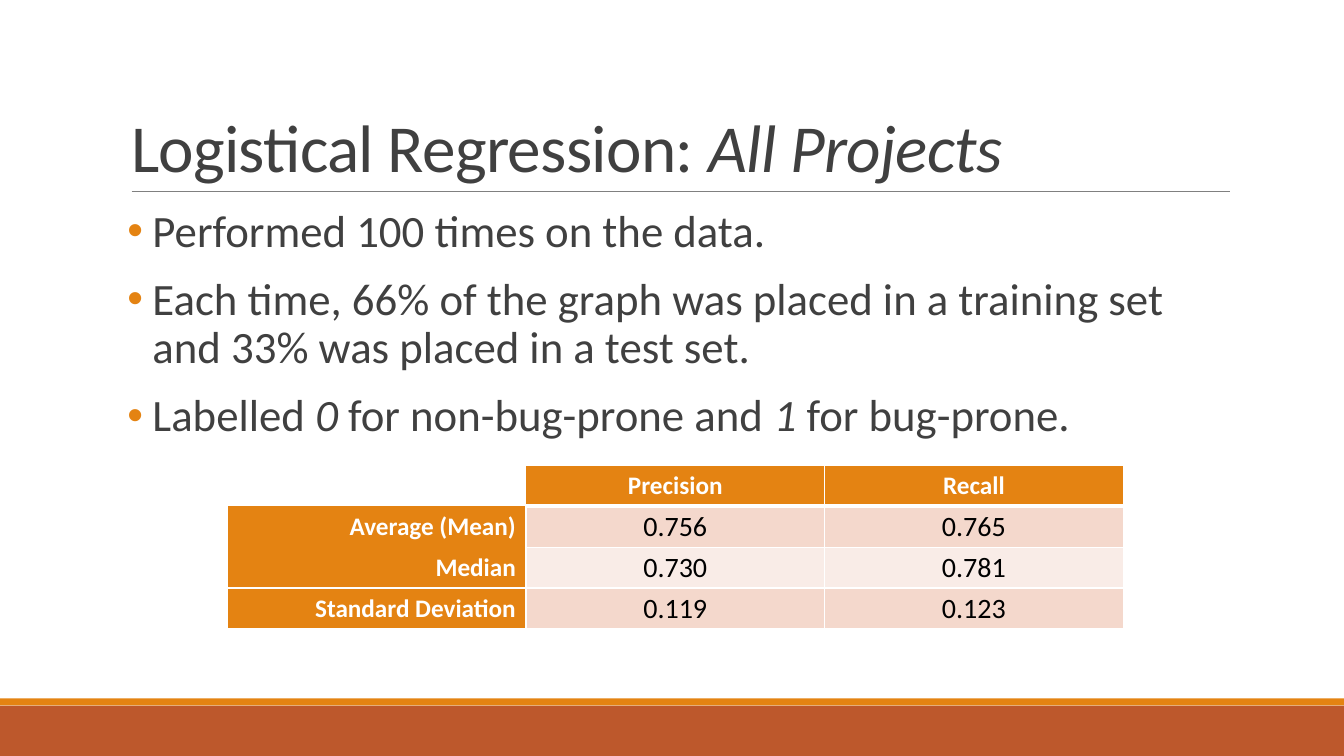
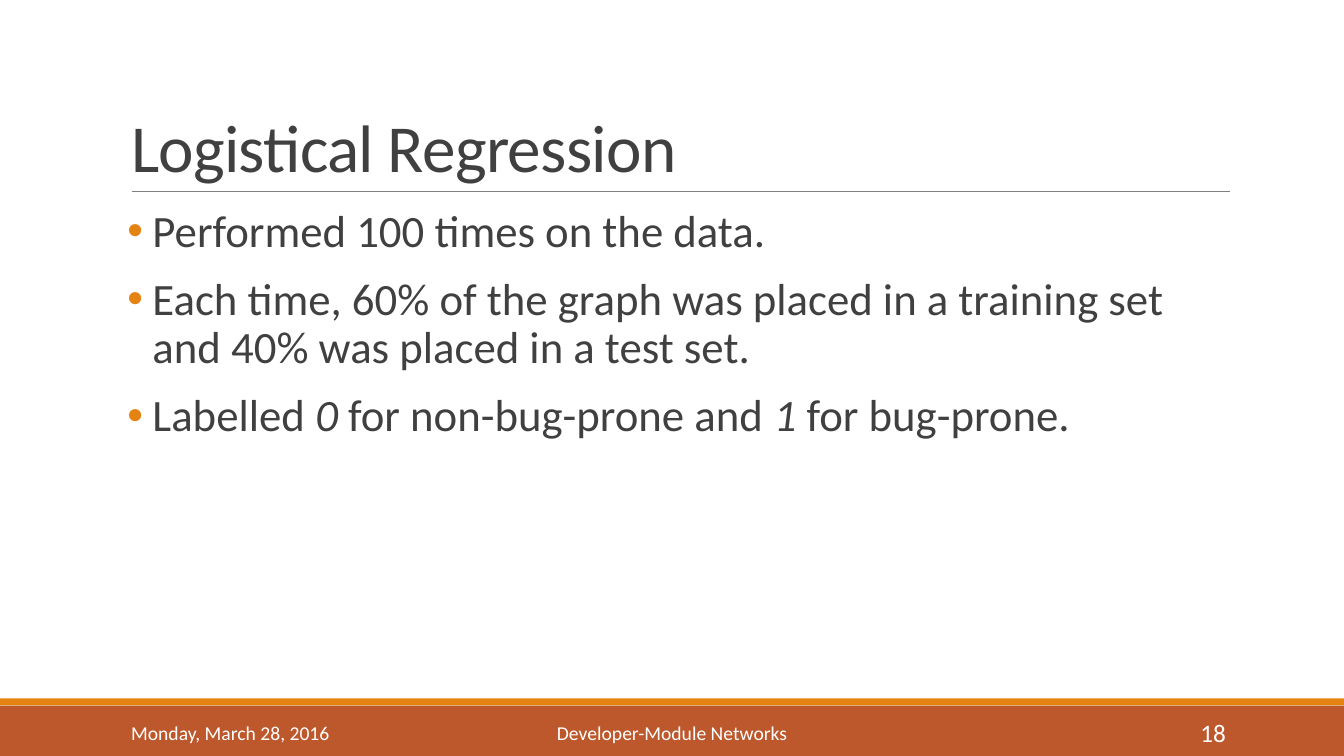
Before and after one commit to bmuscede/NetworkMine, a slide deck: slide 18 of Final-Presentation/Presentation.pptx (slide 17 before the commit). Drawn at 1344x756 pixels with LibreOffice and Linux fonts; fonts in the diff are those of the drawing. Boxes give left, top, right and bottom in pixels: in the first picture for what was removed or moved away, otherwise in the second. Text is boxed around its words. In the diff, an @@ line names an element or a change of style, - is before the commit and + after.

```diff
--- a/Final-Presentation/Presentation.pptx
+++ b/Final-Presentation/Presentation.pptx
@@ title at [131, 125, 677, 184]: text changed @@
-Logistical Regression: All Projects
+Logistical Regression
@@ text at [152, 284, 1163, 371]: text changed @@
-• Each time, 66% of the graph was placed in a training set and 33% was placed in a test set.
+• Each time, 60% of the graph was placed in a training set and 40% was placed in a test set.
@@ table removed at [228, 466, 1123, 629], 4 rows, 3 columns @@
- | Precision | Recall
-Average (Mean) | 0.756 | 0.765
-Median | 0.730 | 0.781
-Standard Deviation | 0.119 | 0.123
@@ text added at [131, 726, 330, 743], 14 pt, text #FFFFFF @@
+Monday, March 28, 2016
@@ text added at [557, 726, 787, 743], 14 pt, text #FFFFFF @@
+Developer-Module Networks
@@ page number added at [1200, 725, 1226, 742], 18 pt, text #FFFFFF @@
+18
```
Also in this commit, not shown: 18 other slides changed, 4 slides added, 1 slide removed, 17 other files.
